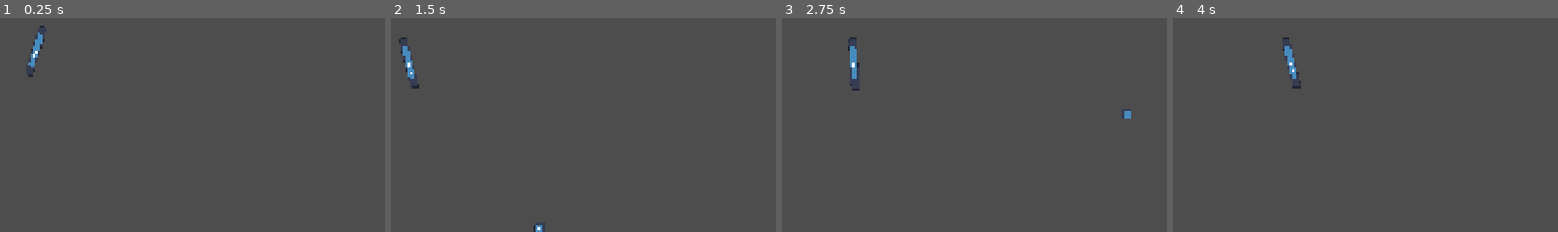
Above: before the commit, frames 1-4 (left to right).
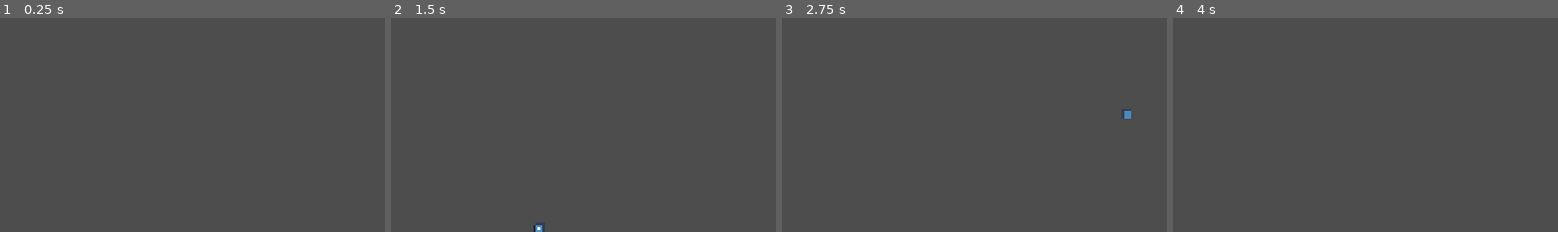
Above: after the commit, the same moments.

Repository: MrPanda05/proto-game
Game: Godot game, scene res://Levels/TestLevel.tscn
Same seed, same stepped clock (60 frames per second), same inputs: the game is played once before the commit and once after it. The engine's default icon, where the game draws it, is replaced by a stand-in: a white triangle on a blue panel in a dark square.
Inputs (mouse positions are % of the whole screen's width and height, from its top left):
- Up to frame 1 (0.25 s): no input
- Up to frame 2 (1.5 s): move the mouse to (72, 45) at 0.52 s; hold D (Right) from 0.53 s (still down); tap Q (AutoAim) at 0.6 s; tap W (Jump) at 0.77 s; move the mouse to (29, 55) at 1.27 s; click (29, 55) at 1.35 s
- Up to frame 3 (2.75 s): tap W (Jump) at 1.52 s; move the mouse to (60, 28) at 2.02 s; release D (Right) at 2.03 s; hold A (Left) from 2.03 s (still down); tap Q (AutoAim) at 2.1 s
- Up to frame 4 (4 s): move the mouse to (45, 70) at 2.77 s; release A (Left) at 2.78 s; hold D (Right) from 2.78 s (still down); click (45, 70) at 2.85 s; tap W (Jump) at 3.02, 3.77 s; move the mouse to (80, 65) at 3.52 s; tap Q (AutoAim) at 3.6 s
The pictures show only the part of the screen within x 44-94%, y 5-55%; the shares and areas given below are measured in that part.

The runs differ from the first frame. In frame 1, 0.3% of the frame differs, in the area x 7-12%, y 3-28%; in frame 2, 0.3%, in the area x 2-8%, y 9-34%; in frame 3, 0.3%; in frame 4, 0.3%.

Commit message:
Improved enemy AI

Diff:
--- /dev/null
+++ b/Commons/Debug/DebugVectorDraw.gd
@@ -0,0 +1,42 @@
+# debug_draw.gd  (Autoload name: DebugDraw)
+extends Node2D
+
+const ARROW_SIZE := 12.0
+const LINE_WIDTH := 2.0
+
+var vectors: Array[Dictionary] = []
+
+func _ready() -> void:
+	top_level = true          # ignore parent transforms
+	z_index = 4096            # draw above everything
+	global_position = Vector2.ZERO
+
+# origin: global position where the vector starts
+# vec:    the vector itself (e.g. a velocity), NOT an end point
+func DrawVector(origin: Vector2, vec: Vector2, color: Color = Color.RED) -> void:
+	vectors.append({ "origin": origin, "vec": vec, "color": color })
+	queue_redraw()
+
+func Clear() -> void:
+	vectors.clear()
+	queue_redraw()
+
+func _draw() -> void:
+	for v in vectors:
+		_draw_arrow(to_local(v.origin), v.vec, v.color)
+	vectors.clear()   # one-frame lifetime: callers re-submit each frame
+
+func _draw_arrow(start: Vector2, vec: Vector2, color: Color) -> void:
+	if vec.is_zero_approx():
+		return
+
+	var end := start + vec
+	draw_line(start, end, color, LINE_WIDTH)
+
+	var dir := vec.normalized()
+	var perpendicular := Vector2(-dir.y, dir.x)
+	var left := end - dir * ARROW_SIZE + perpendicular * ARROW_SIZE * 0.5
+	var right := end - dir * ARROW_SIZE - perpendicular * ARROW_SIZE * 0.5
+
+	draw_line(end, left, color, LINE_WIDTH)
+	draw_line(end, right, color, LINE_WIDTH)
--- /dev/null
+++ b/Commons/Debug/DebugVectorDraw.tscn
@@ -0,0 +1,6 @@
+[gd_scene format=3 uid="uid://dbcoaqbi80imo"]
+
+[ext_resource type="Script" uid="uid://dhaujprh42ra5" path="res://Commons/Debug/DebugVectorDraw.gd" id="1_jt0ko"]
+
+[node name="DebugVectorDraw" type="Node2D" unique_id=59416699]
+script = ExtResource("1_jt0ko")
--- a/Enemies/BaseEnemyBody.gd
+++ b/Enemies/BaseEnemyBody.gd
@@ -6,6 +6,7 @@
 
 
 var desiredVelocity: Vector2 = Vector2.ZERO
+var desiredGlobalPos: Vector2 = Vector2.ZERO
 var Brain: FSM
 var _angle: float = 0.0
 @onready var _hurtBox: HurtboxComponent = $HurtboxComponent
@@ -51,7 +52,10 @@
 		printerr("NO BRAIN")
 
 func _physics_process(_delta: float) -> void:
+	queue_redraw()
+	print(desiredGlobalPos)
 	apply_central_force((desiredVelocity - linear_velocity) * Data.steerStrength * mass)
+
 
 func _integrate_forces(state: PhysicsDirectBodyState2D) -> void:
 	if target != null:
--- a/Enemies/States/EnemyState.gd
+++ b/Enemies/States/EnemyState.gd
@@ -6,3 +6,18 @@
 
 func Start() -> void:
 	enemy = owner as BaseEnemyBody
+
+## Changes the direction of the player towards the desired point
+## [br]
+## anchor is the desired global position to go
+func SteerTo(anchor: Vector2, delta: float) -> void:
+	## Direction towards the target position (final pos - initial pos)
+	var to_anchor := anchor - enemy.global_position
+	var dist := to_anchor.length()
+	var desired := Vector2.ZERO
+	## Shirnks the vector, slowing down if reaching the desired radius
+	if dist > enemy.Data.stop_radius:
+		var speed_scale := clampf(dist / enemy.Data.slow_radius, 0.0, 1.0)
+		desired = to_anchor / dist * enemy.Data.speed * speed_scale
+	DebugVectorDraw.DrawVector(enemy.global_position, desired, Color.AQUA)
+	enemy.desiredVelocity = enemy.desiredVelocity.move_toward(desired, enemy.Data.acceleration * delta)
--- a/Enemies/States/HoverStateRig.gd
+++ b/Enemies/States/HoverStateRig.gd
@@ -1,10 +1,12 @@
 class_name HoverStateRIG
 extends EnemyState
 
+## Add variation between enemies
 var _personalOffset: Vector2 = Vector2.ZERO
 
 func Enter() -> void:
 	_personalOffset = Vector2(
+		## Fix this so that it has both horizontal and vertical spreed
 		randf_range(-enemy.Data.spread, enemy.Data.spread),
 		randf_range(-enemy.Data.spread, enemy.Data.spread)
 	)
@@ -13,17 +15,5 @@
 	if not is_instance_valid(enemy.target):
 		enemy.desiredVelocity = Vector2.ZERO
 		return
-
-	var anchor := enemy.target.global_position + enemy.Data.hoverOffset + _personalOffset
-	var to_anchor := anchor - enemy.global_position
-	var dist := to_anchor.length()
-
-	var desired := Vector2.ZERO
-	if dist > enemy.Data.stop_radius:
-		# "arrive": full speed far away, slows down smoothly near the anchor
-		var speed_scale := clampf(dist / enemy.Data.slow_radius, 0.0, 1.0)
-		desired = to_anchor / dist * enemy.Data.speed * speed_scale
-
-	# The state only decides WHERE the enemy wants to go.
-	# The body turns that into a force, so pushes still work.
-	enemy.desiredVelocity = enemy.desiredVelocity.move_toward(desired, enemy.Data.acceleration * delta)
+	var anchor := Vector2(enemy.target.global_position.x, enemy.Data.desiredHeight) + _personalOffset
+	SteerTo(anchor, delta)
--- a/Enemies/Stats/EnemyResource.gd
+++ b/Enemies/Stats/EnemyResource.gd
@@ -2,13 +2,13 @@
 extends Resource
 
 
-@export var sprite: Texture
-@export var hoverOffset := Vector2(0, -200)
-@export var speed: float
-@export var maxHealth: float
-@export var contactDamage: float
-@export var fireRate: float
-@export var desiredHeight: float
+@export var sprite: Texture = null
+@export var hoverOffset : Vector2 = Vector2(0, -200)
+@export var speed: float = 30
+@export var maxHealth: float = 10
+@export var contactDamage: float = 1
+@export var fireRate: float = 0.1
+@export var desiredHeight: float = 300
 @export var spread : float = 40.0
 @export var slow_radius : float = 80.0
 @export var stop_radius : float = 6.0
--- a/Enemies/Stats/TestEnemy.tres
+++ b/Enemies/Stats/TestEnemy.tres
@@ -4,10 +4,6 @@
 
 [resource]
 script = ExtResource("1_2xcr2")
-hoverOffset = Vector2(0, -600)
 speed = 250.0
-maxHealth = 10.0
-contactDamage = 1.0
-fireRate = 0.1
-desiredHeight = 300.0
+desiredHeight = 450.0
 metadata/_custom_type_script = "uid://dpm8l18q8v5ri"
--- a/Levels/TestLevel.tscn
+++ b/Levels/TestLevel.tscn
@@ -1,7 +1,6 @@
 [gd_scene format=3 uid="uid://c15aodslnosfl"]
 
 [ext_resource type="PackedScene" uid="uid://c7elqjdqm6c6l" path="res://LePlayer/PlayerRig.tscn" id="2_iqcmb"]
-[ext_resource type="PackedScene" uid="uid://5cwu0a4dg53u" path="res://Enemies/Examples/TestEnemyRigid.tscn" id="2_y1yrn"]
 
 [sub_resource type="RectangleShape2D" id="RectangleShape2D_mgtjl"]
 size = Vector2(1931, 60)
@@ -120,7 +119,3 @@
 
 [node name="PlayerRig" parent="." unique_id=459224005 instance=ExtResource("2_iqcmb")]
 position = Vector2(832, 712)
-
-[node name="TestEnemyRigid" parent="." unique_id=1320595226 node_paths=PackedStringArray("target") instance=ExtResource("2_y1yrn")]
-position = Vector2(940, 150)
-target = NodePath("../PlayerRig")
--- a/project.godot
+++ b/project.godot
@@ -16,6 +16,10 @@
 run/main_scene="uid://c15aodslnosfl"
 config/features=PackedStringArray("4.7", "Forward Plus")
 config/icon="res://icon.svg"
+
+[autoload]
+
+DebugVectorDraw="*uid://dbcoaqbi80imo"
 
 [display]
 
Not shown, added: Commons/Debug/DebugVectorDraw.gd.uid
Not shown, added: Enemies/Examples/TestEnemyRigid.tscn3538189870.tmp
Not shown, added: Enemies/Examples/TestEnemyRigid.tscn3695416000.tmp
